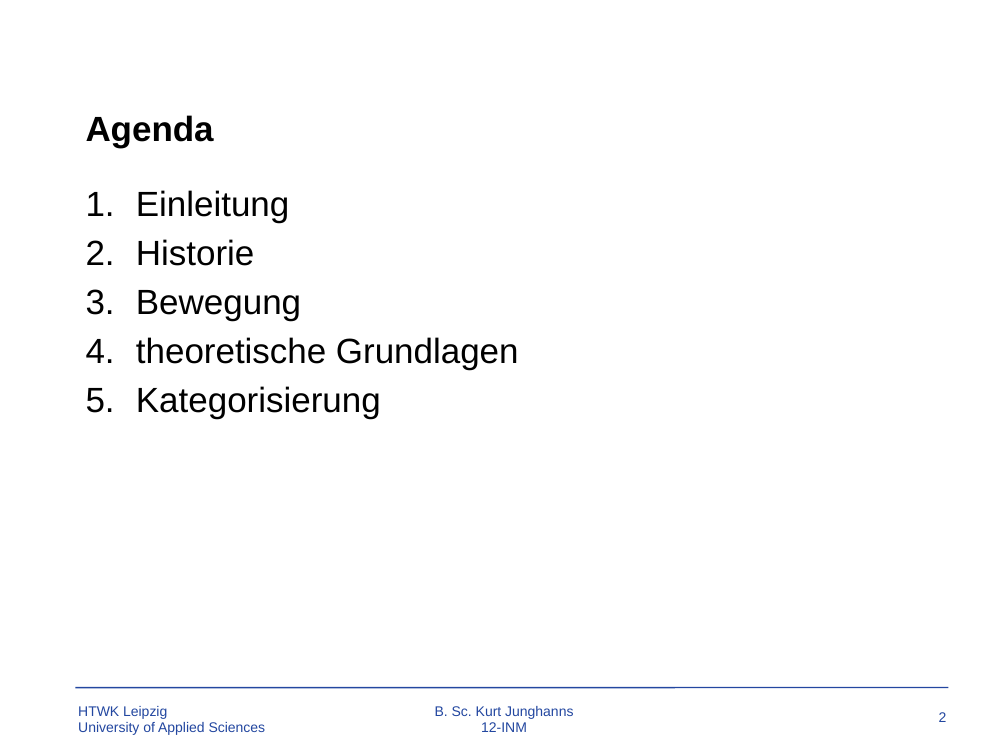
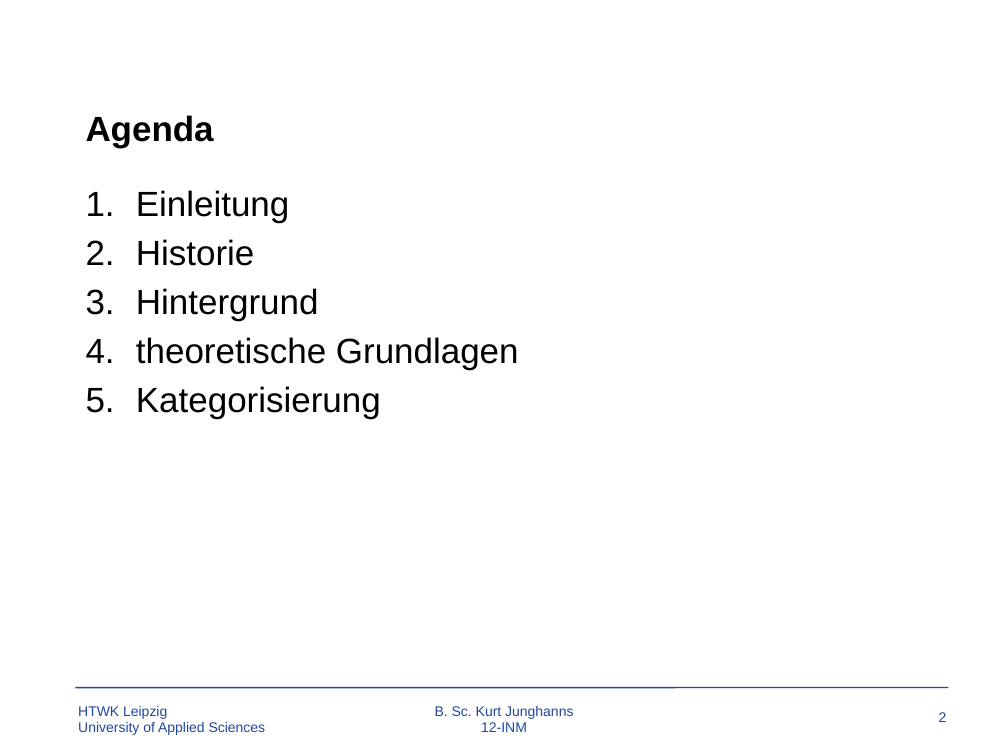
Before and after one commit to TBoonX/OS-Datenbanken, a slide deck: slide 2 of Praesentation.pptx. Drawn at 1008x756 pixels with LibreOffice and Linux fonts; fonts in the diff are those of the drawing; background and template pictures are left out. Boxes give left, top, right and bottom in pixels: in the first picture for what was removed or moved away, otherwise in the second. Text is boxed around its words. In the diff, an @@ line names an element or a change of style, - is before the commit and + after.

```diff
--- a/Praesentation.pptx
+++ b/Praesentation.pptx
@@ text at box(136, 288, 319, 321): text changed @@
-3. Bewegung
+3. Hintergrund
```
Also in this commit, not shown: 2 other slides changed, 25 slides added, 1 slide removed, 20 other files.
